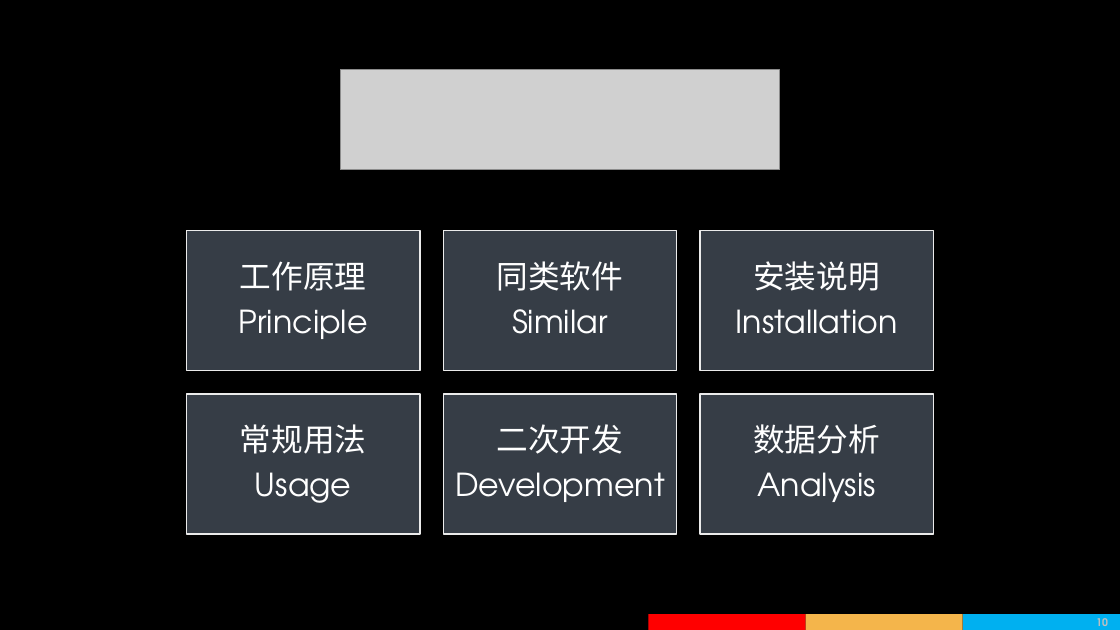
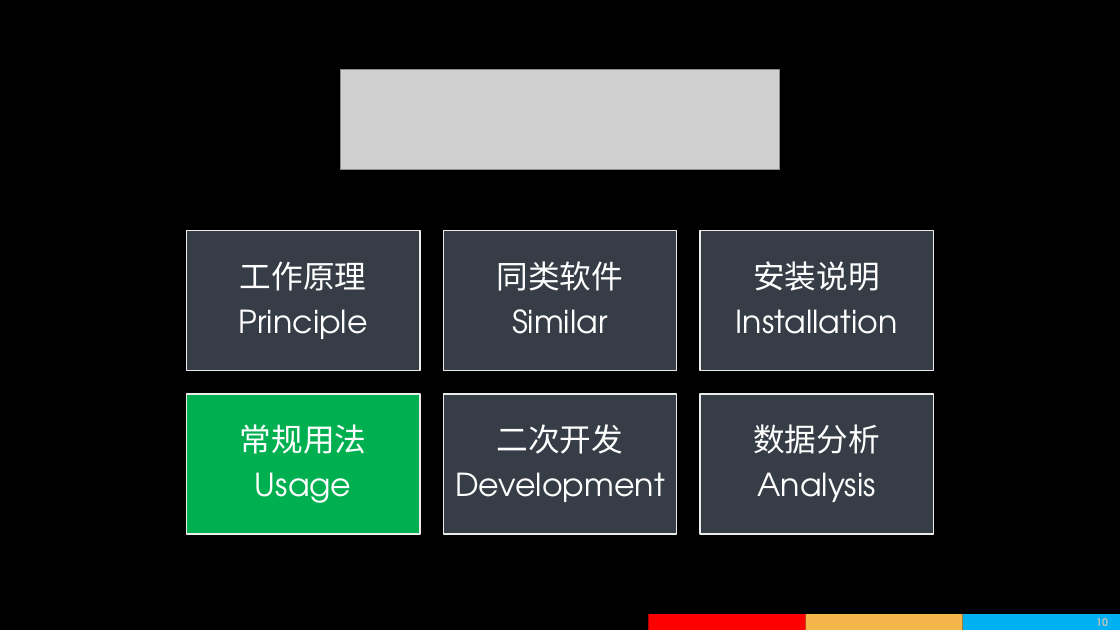
Before and after one commit to wapuboy/ha_how_to, a slide deck: slide 10 of 用Fiddler进行系统调试和运营分析.pptx. Drawn at 1120x630 pixels with LibreOffice and Linux fonts; fonts in the diff are those of the drawing; grey boxes stand for pictures; background and template pictures are left out. Boxes give left, top, right and bottom in pixels: in the first picture for what was removed or moved away, otherwise in the second. Text is boxed around its words. In the diff, an @@ line names an element or a change of style, - is before the commit and + after.

```diff
--- a/用Fiddler进行系统调试和运营分析.pptx
+++ b/用Fiddler进行系统调试和运营分析.pptx
@@ rectangle at box(187, 394, 420, 534): fill #363D46 to #00B050 @@
```
Also in this commit, not shown: 2 other slides changed, 11 slides added, 1 slide removed.
